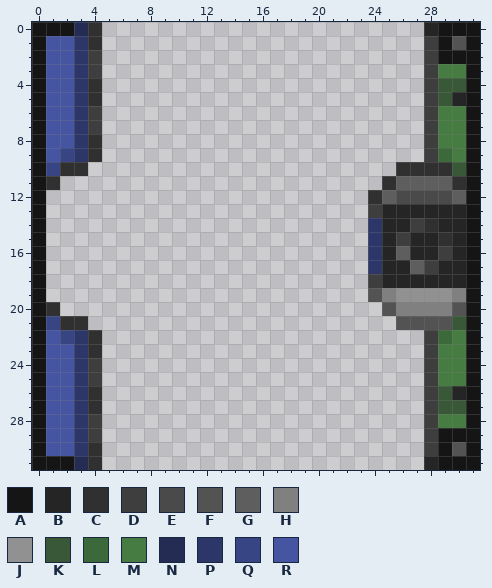
One commit to this pixel-art sprite: Resources/Textures/Structures/Doors/Airlocks/Glass/maint.rsi/open.png. The picture above is the old version.
The file is 32x32 pixels. Colours within 5 levels of each other are drawn and written as one.
Palette (. is transparent): A #151515  B #252525  C #303030  D #3e3e3e  E #4a4a4a  F #535353  G #5e5e5e  H #808080  J #919191  K #395837  L #3c6939  M #467b41  N #242c54  P #2c3668  Q #384584  R #4655a2
The result:
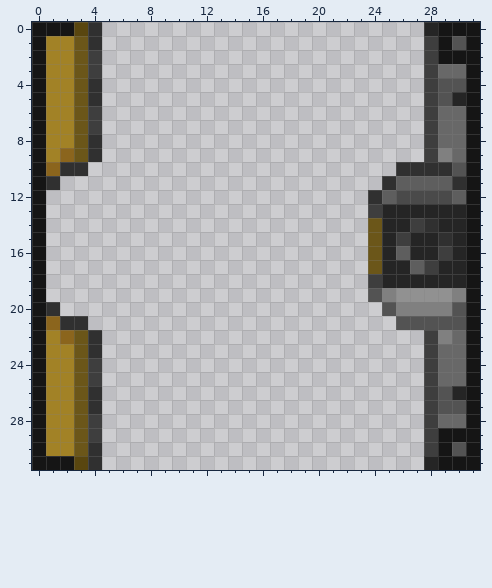
From old to new:
@@ palette @@
-M #467b41
+M #686868
-N #242c54
+N #59460f
-P #2c3668
+P #6b5619
-Q #384584
+Q #8b651d
-R #4655a2
+R #a28226
@@ x 27..31 @@
  3 .DMMA
- 4 .DKKA
- 5 .DKBA
+ 4 .DFFA
+ 5 .DFBA
  6 .DMMA
@@ x 27..31 @@
  8 .DMMA
- 9 .DLMA
-10 CCCKA
+ 9 .DHMA
+10 CCCFA
 11 GGGCA
@@ x 27..31 @@
 20 HHHFA
-21 FFFKA
-22 .DLMA
+21 FFFFA
+22 .DHMA
 23 .DMMA
@@ x 27..31 @@
 25 .DMMA
-26 .DKBA
-27 .DKKA
+26 .DFBA
+27 .DFFA
 28 .DMMA
Where, in picture pixels (left, top, right, bottom), the same in both pictures:
changed: (46, 22, 88, 176)
changed: (368, 64, 466, 274)
changed: (46, 316, 88, 470)
changed: (438, 316, 466, 428)
